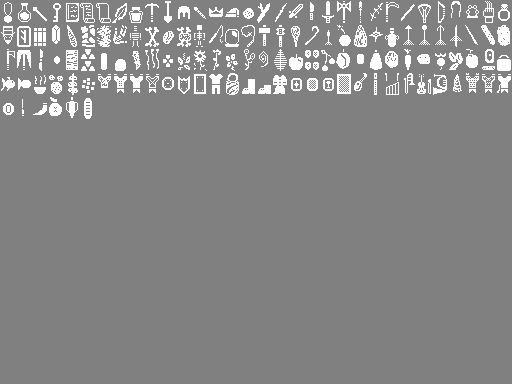
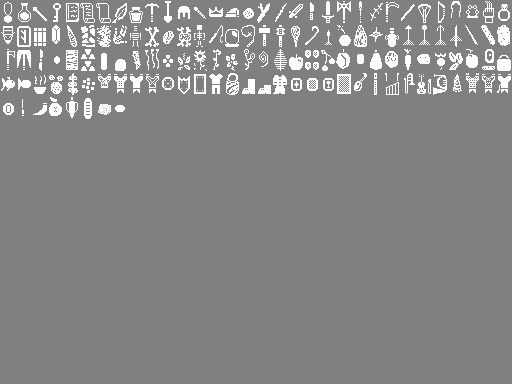
Layered file, before and after one edit (512x384). Changes by layer:
painted on "Background" over [98, 104, 125, 115]
